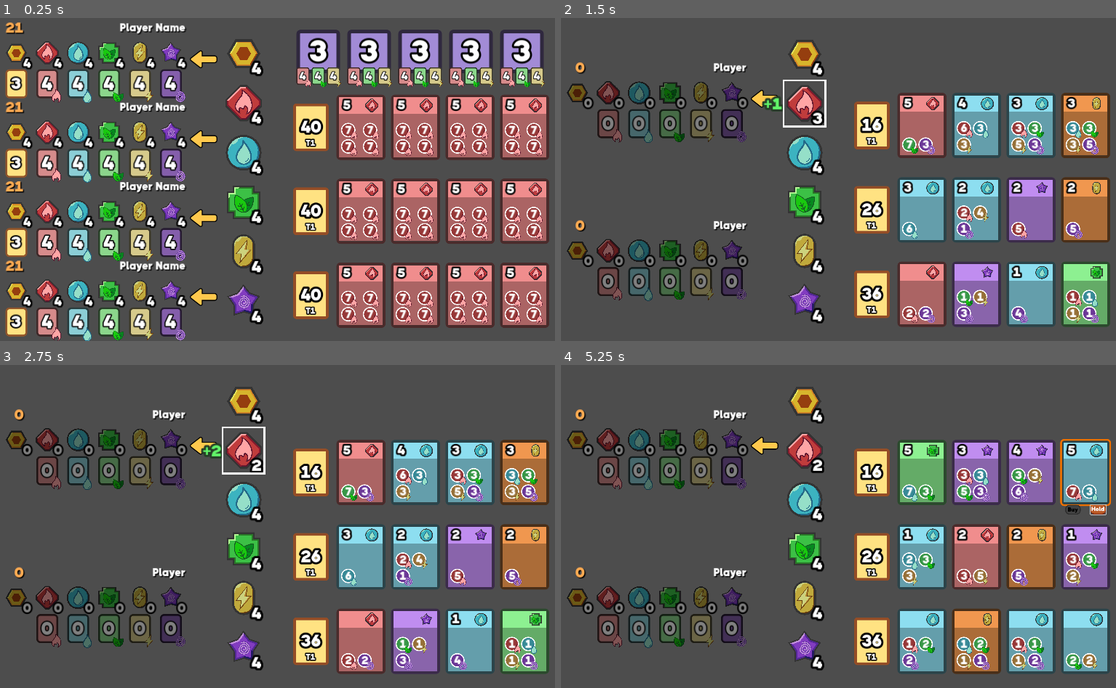
Above: before the commit, frames 1-4 (two rows, left to right).
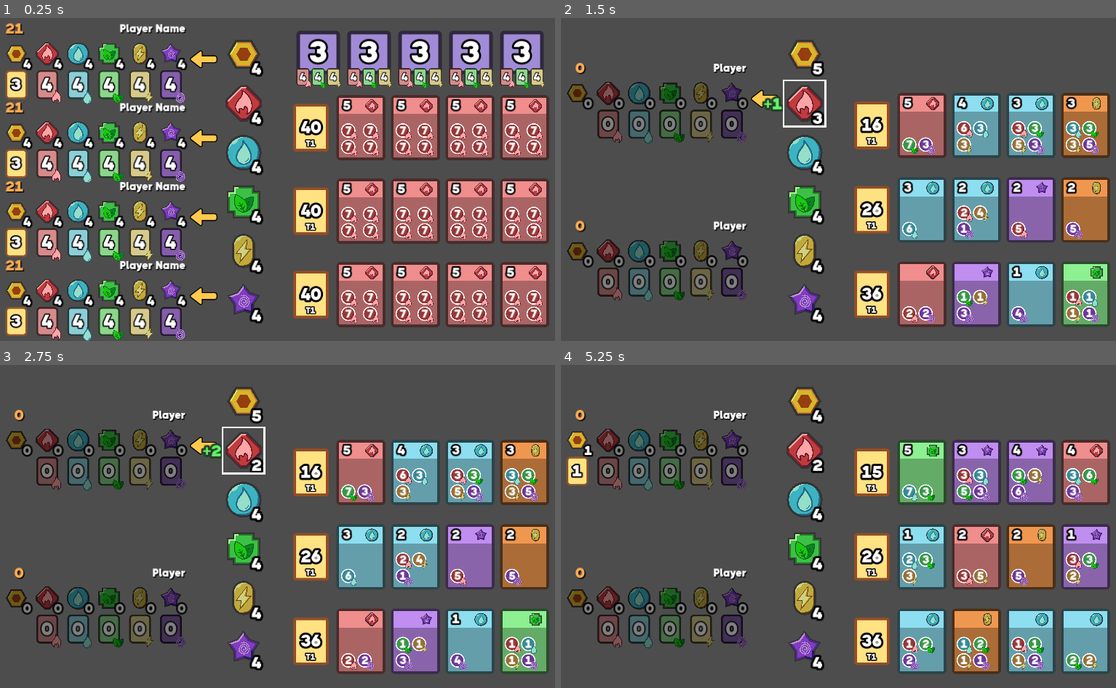
Above: after the commit, the same moments.

Repository: ShinyDeagle/Glid
Game: Godot game, scene res://Scenes/Main.tscn
The game is run twice, just before and just after one commit, with the same random seed, the same clock (stepped at 60 frames per second) and the same inputs.
Inputs (mouse positions are in pixels of both pictures, inside the frame that each line leads up to):
- Up to frame 1 (0.25 s): no input
- Up to frame 2 (1.5 s): click (577, 85) at 0.52 s; click (805, 101) at 1.27 s
- Up to frame 3 (2.75 s): click (244, 448) at 2.02 s
- Up to frame 4 (5.25 s): tap Enter at 2.75, 4.25 s; move the mouse to (977, 507) at 2.77 s; tap Backspace at 2.85, 3.6, 4.35 s; click (977, 507) at 2.92 s; tap Space at 3.02, 3.5, 3.77 s; move the mouse to (733, 539) at 3.52 s; click (733, 539) at 3.67 s; move the mouse to (905, 452) at 4.27 s; click (905, 452) at 4.42 s; click "Hold" at 5 s

The runs differ from the first frame. In frame 1, 8.8% of the frame differs, in the area x 0-99%, y 1-100%; in frame 2, 1.4%; in frame 3, 1.4%; in frame 4, 4.0%.
Error after the commit: Invalid access to property or key 'deck' on a base object of type 'Nil'. (res://Scripts/Game/GamePlayer.gd:149)

Commit message:
Added Card Holding and Buying. Added Gold Functionality.

Diff:
--- a/Scenes/Game/Player.tscn
+++ b/Scenes/Game/Player.tscn
@@ -14,15 +14,40 @@
 [ext_resource type="PackedScene" uid="uid://dtkgss3mesmkp" path="res://Scenes/Game/Stash/Stash_Grass.tscn" id="11_3gk2x"]
 [ext_resource type="PackedScene" uid="uid://cvcdwpq3udjqk" path="res://Scenes/Game/Stash/Stash_Psychic.tscn" id="12_aq5yr"]
 [ext_resource type="PackedScene" uid="uid://drq64w8k38at8" path="res://Scenes/Game/Stash/Stash_Water.tscn" id="13_ujvvf"]
+[ext_resource type="PackedScene" uid="uid://blahpjlpjlsi2" path="res://Scenes/Game/Card.tscn" id="15_ncqjf"]
 
-[node name="Player" type="VBoxContainer"]
+[sub_resource type="StyleBoxFlat" id="StyleBoxFlat_nnawf"]
+bg_color = Color(1, 0.886275, 0.509804, 1)
+border_width_left = 4
+border_width_top = 4
+border_width_right = 4
+border_width_bottom = 4
+border_color = Color(0.568627, 0.333333, 0.164706, 1)
+corner_radius_top_left = 8
+corner_radius_top_right = 8
+corner_radius_bottom_right = 8
+corner_radius_bottom_left = 8
+expand_margin_left = 8.0
+expand_margin_top = 8.0
+expand_margin_right = 8.0
+expand_margin_bottom = 8.0
+
+[node name="Control" type="Control"]
+custom_minimum_size = Vector2(404, 174)
+layout_mode = 3
+anchors_preset = 0
+offset_right = 404.0
 size_flags_vertical = 6
 script = ExtResource("1_k8am2")
 
-[node name="HBoxContainer" type="HBoxContainer" parent="."]
+[node name="Player" type="VBoxContainer" parent="."]
+layout_mode = 0
+size_flags_vertical = 6
+
+[node name="HBoxContainer" type="HBoxContainer" parent="Player"]
 layout_mode = 2
 
-[node name="Points" type="Label" parent="HBoxContainer"]
+[node name="Points" type="Label" parent="Player/HBoxContainer"]
 unique_name_in_owner = true
 custom_minimum_size = Vector2(48, 0)
 layout_mode = 2
@@ -37,7 +62,7 @@
 "
 horizontal_alignment = 2
 
-[node name="Name" type="Label" parent="HBoxContainer"]
+[node name="Name" type="Label" parent="Player/HBoxContainer"]
 unique_name_in_owner = true
 layout_mode = 2
 size_flags_horizontal = 10
@@ -49,59 +74,103 @@
 text = "Player Name"
 horizontal_alignment = 2
 
-[node name="Gems" type="HBoxContainer" parent="."]
+[node name="Gems" type="HBoxContainer" parent="Player"]
 unique_name_in_owner = true
 z_index = 1
 layout_mode = 2
 
-[node name="Player_Gem_Gold" parent="Gems" instance=ExtResource("2_hp5cg")]
+[node name="Player_Gem_Gold" parent="Player/Gems" instance=ExtResource("2_hp5cg")]
 unique_name_in_owner = true
 layout_mode = 2
 
-[node name="Player_Gem_Fire" parent="Gems" instance=ExtResource("3_5uxs5")]
+[node name="Player_Gem_Fire" parent="Player/Gems" instance=ExtResource("3_5uxs5")]
 unique_name_in_owner = true
 layout_mode = 2
 
-[node name="Player_Gem_Water" parent="Gems" instance=ExtResource("4_tb08r")]
+[node name="Player_Gem_Water" parent="Player/Gems" instance=ExtResource("4_tb08r")]
 unique_name_in_owner = true
 layout_mode = 2
 
-[node name="Player_Gem_Grass" parent="Gems" instance=ExtResource("5_b0msp")]
+[node name="Player_Gem_Grass" parent="Player/Gems" instance=ExtResource("5_b0msp")]
 unique_name_in_owner = true
 layout_mode = 2
 
-[node name="Player_Gem_Electric" parent="Gems" instance=ExtResource("6_73w3b")]
+[node name="Player_Gem_Electric" parent="Player/Gems" instance=ExtResource("6_73w3b")]
 unique_name_in_owner = true
 layout_mode = 2
 
-[node name="Player_Gem_Psychic" parent="Gems" instance=ExtResource("7_d4eyc")]
+[node name="Player_Gem_Psychic" parent="Player/Gems" instance=ExtResource("7_d4eyc")]
 unique_name_in_owner = true
 layout_mode = 2
 
-[node name="Stash" type="HBoxContainer" parent="."]
+[node name="Stash" type="HBoxContainer" parent="Player"]
 unique_name_in_owner = true
 layout_mode = 2
 
-[node name="Player_Deck" parent="Stash" instance=ExtResource("3_evk3f")]
+[node name="Player_Deck" parent="Player/Stash" instance=ExtResource("3_evk3f")]
 unique_name_in_owner = true
 layout_mode = 2
 
-[node name="Stash_Fire" parent="Stash" instance=ExtResource("10_vsnqc")]
+[node name="Stash_Fire" parent="Player/Stash" instance=ExtResource("10_vsnqc")]
 unique_name_in_owner = true
 layout_mode = 2
 
-[node name="Stash_Water" parent="Stash" instance=ExtResource("13_ujvvf")]
+[node name="Stash_Water" parent="Player/Stash" instance=ExtResource("13_ujvvf")]
 unique_name_in_owner = true
 layout_mode = 2
 
-[node name="Stash_Grass" parent="Stash" instance=ExtResource("11_3gk2x")]
+[node name="Stash_Grass" parent="Player/Stash" instance=ExtResource("11_3gk2x")]
 unique_name_in_owner = true
 layout_mode = 2
 
-[node name="Stash_Electric" parent="Stash" instance=ExtResource("9_upb7h")]
+[node name="Stash_Electric" parent="Player/Stash" instance=ExtResource("9_upb7h")]
 unique_name_in_owner = true
 layout_mode = 2
 
-[node name="Stash_Psychic" parent="Stash" instance=ExtResource("12_aq5yr")]
+[node name="Stash_Psychic" parent="Player/Stash" instance=ExtResource("12_aq5yr")]
 unique_name_in_owner = true
 layout_mode = 2
+
+[node name="Deck_Control" type="Control" parent="."]
+unique_name_in_owner = true
+visible = false
+z_index = 2
+layout_mode = 1
+anchors_preset = 7
+anchor_left = 0.5
+anchor_top = 1.0
+anchor_right = 0.5
+anchor_bottom = 1.0
+grow_horizontal = 2
+grow_vertical = 0
+scale = Vector2(0.5, 0.5)
+
+[node name="PanelContainer" type="PanelContainer" parent="Deck_Control"]
+layout_mode = 1
+anchors_preset = 8
+anchor_left = 0.5
+anchor_top = 0.5
+anchor_right = 0.5
+anchor_bottom = 0.5
+offset_left = -52.0
+offset_top = -70.0
+offset_right = 52.0
+offset_bottom = 70.0
+grow_horizontal = 2
+grow_vertical = 2
+theme_override_styles/panel = SubResource("StyleBoxFlat_nnawf")
+
+[node name="Deck" type="HBoxContainer" parent="Deck_Control/PanelContainer"]
+unique_name_in_owner = true
+layout_mode = 2
+size_flags_horizontal = 4
+theme_override_constants/separation = 24
+
+[node name="Card" parent="Deck_Control/PanelContainer/Deck" instance=ExtResource("15_ncqjf")]
+layout_mode = 2
+
+[node name="Card2" parent="Deck_Control/PanelContainer/Deck" instance=ExtResource("15_ncqjf")]
+layout_mode = 2
+
+[node name="Card3" parent="Deck_Control/PanelContainer/Deck" instance=ExtResource("15_ncqjf")]
+layout_mode = 2
--- a/Scenes/Game/Player_Arrow.tscn
+++ b/Scenes/Game/Player_Arrow.tscn
@@ -7,6 +7,7 @@
 custom_minimum_size = Vector2(0, 174)
 size_flags_horizontal = 3
 size_flags_vertical = 3
+mouse_filter = 2
 texture = ExtResource("1_lorm0")
 expand_mode = 1
 stretch_mode = 5
--- a/Scenes/Game/Player_Deck.tscn
+++ b/Scenes/Game/Player_Deck.tscn
@@ -21,6 +21,23 @@
 corner_radius_bottom_right = 8
 corner_radius_bottom_left = 8
 
+[sub_resource type="StyleBoxFlat" id="StyleBoxFlat_ffwmj"]
+bg_color = Color(0.928625, 0.440598, 0, 1)
+draw_center = false
+border_width_left = 4
+border_width_top = 4
+border_width_right = 4
+border_width_bottom = 4
+border_color = Color(1, 1, 1, 1)
+corner_radius_top_left = 8
+corner_radius_top_right = 8
+corner_radius_bottom_right = 8
+corner_radius_bottom_left = 8
+expand_margin_left = 2.0
+expand_margin_top = 2.0
+expand_margin_right = 2.0
+expand_margin_bottom = 2.0
+
 [sub_resource type="StyleBoxFlat" id="StyleBoxFlat_8gtw1"]
 bg_color = Color(0.928625, 0.440598, 0, 1)
 draw_center = false
@@ -33,10 +50,15 @@
 corner_radius_top_right = 8
 corner_radius_bottom_right = 8
 corner_radius_bottom_left = 8
+expand_margin_left = 2.0
+expand_margin_top = 2.0
+expand_margin_right = 2.0
+expand_margin_bottom = 2.0
 
 [sub_resource type="StyleBoxEmpty" id="StyleBoxEmpty_se73s"]
 
 [node name="Player_Deck" type="Control"]
+z_index = 1
 custom_minimum_size = Vector2(64, 64)
 layout_mode = 3
 anchors_preset = 0
@@ -78,21 +100,24 @@
 theme_override_styles/panel = SubResource("StyleBoxFlat_0q43m")
 
 [node name="Button" type="Button" parent="Rotator/Scaler"]
+unique_name_in_owner = true
 visible = false
-custom_minimum_size = Vector2(64, 64)
+custom_minimum_size = Vector2(48, 64)
 layout_mode = 1
 anchors_preset = 8
 anchor_left = 0.5
 anchor_top = 0.5
 anchor_right = 0.5
 anchor_bottom = 0.5
-offset_left = -32.0
-offset_top = -48.0
-offset_right = 32.0
-offset_bottom = 48.0
+offset_left = -24.0
+offset_top = -32.0
+offset_right = 24.0
+offset_bottom = 32.0
 grow_horizontal = 2
 grow_vertical = 2
+focus_mode = 0
 theme_override_styles/disabled = SubResource("StyleBoxFlat_8w0g0")
+theme_override_styles/hover = SubResource("StyleBoxFlat_ffwmj")
 theme_override_styles/pressed = SubResource("StyleBoxFlat_8gtw1")
 theme_override_styles/normal = SubResource("StyleBoxEmpty_se73s")
 toggle_mode = true
--- a/Scenes/Game/Session.gd
+++ b/Scenes/Game/Session.gd
@@ -140,6 +140,7 @@
 		add_new_card(3, i)
 
 	_next_player()
+	update()
 
 static var t1_pool : Array[CardData] = []
 static var t2_pool : Array[CardData] = []
@@ -152,23 +153,39 @@
 	if not success:
 		return
 
-	var index : int = 0
 	var data : CardData = what.data
+	current_player.deck.erase(data)
+
+	var index : int = get_child_index(what)
+	if not held_card:
+		erase_from_pool(what)
+
+	what.queue_free()
+	if not held_card:
+		add_new_card(data.card_tier, index)
+
+	%Buy_Control.visible = false
+	_on_end_turn()
+
+func erase_from_pool(card: Card) -> void:
+	var data : CardData = card.data
 	if data.card_tier == 1:
-		index = %Tier_1.get_children().find(what)
 		t1_pool.erase(data)
 	elif data.card_tier == 2:
-		index = %Tier_2.get_children().find(what)
 		t2_pool.erase(data)
 	elif data.card_tier == 3:
-		index = %Tier_3.get_children().find(what)
 		t3_pool.erase(data)
 
-	what.queue_free()
-	add_new_card(data.card_tier, index)
-
-	%Buy_Control.visible = false
-	_on_end_turn()
+func get_child_index(card: Card) -> int:
+	var data : CardData = card.data
+	var index : int = -1
+	if data.card_tier == 1:
+		index = %Tier_1.get_children().find(card)
+	elif data.card_tier == 2:
+		index = %Tier_2.get_children().find(card)
+	elif data.card_tier == 3:
+		index = %Tier_3.get_children().find(card)
+	return index
 
 func add_new_card(tier: int, index: int) -> void:
 	var new_card : CardData = null
@@ -203,20 +220,18 @@
 	card.size_flags_horizontal = Control.SIZE_EXPAND_FILL
 	card.update()
 
+var gold : int = 5
 var fire_taking : int = 0
 var fire_gems : int = 4
-
 var water_taking : int = 0
 var water_gems : int = 4
-
 var grass_taking : int = 0
 var grass_gems : int = 4
-
 var electric_taking : int = 0
 var electric_gems : int = 4
-
 var psychic_taking : int = 0
 var psychic_gems : int = 4
+
 var spread_take : bool = false
 var first_take : String = ""
 var second_take : String = ""
@@ -359,8 +374,9 @@
 		first_take = ""
 
 var selected_card : Card = null
+var held_card : bool = false
 const PLAYER_MAX_DECK_SIZE : int = 3
-func _on_select_card(card: Card) -> void:
+func _on_select_card(card: Card, held: bool = false) -> void:
 	if card == null:
 		return
 
@@ -368,13 +384,14 @@
 		_on_deselect()
 		return
 
+	held_card = held
 	%Buy_Control.visible = true
 	%Buy_Control.global_position = card.get_node("%Scaler").global_position
 	selected_card = card
 
 	var data : CardData = selected_card.data
 	%Buy.disabled = not data.can_afford(current_player)
-	%Hold.disabled = current_player.deck.size() >= PLAYER_MAX_DECK_SIZE
+	%Hold.disabled = current_player.deck.size() >= PLAYER_MAX_DECK_SIZE or gold <= 0 or held
 
 func _on_buy() -> void:
 	if not selected_card:
@@ -387,22 +404,55 @@
 	buy_card(current_player, selected_card)
 
 func _on_hold() -> void:
-	return
-
 	if not selected_card and not selected_deck:
 		return
 
-	var data : CardData = selected_card.data
-	if not data.can_afford(current_player):
-		return
-
-	var visual : GamePlayer = player_to_visual[current_player] as GamePlayer
-	var success : bool = visual.buy_card(selected_card)
-
-	if not success:
-		return
-
-	_on_end_turn()
+	if gold <= 0:
+		return
+
+	if selected_card != null:
+		var data : CardData = selected_card.data
+
+		var visual : GamePlayer = player_to_visual[current_player] as GamePlayer
+		var success : bool = visual.hold_card(selected_card)
+
+		if not success:
+			return
+
+		var index : int = get_child_index(selected_card)
+		erase_from_pool(selected_card)
+
+		selected_card.queue_free()
+		add_new_card(data.card_tier, index)
+		update()
+
+		_on_deselect()
+		_on_end_turn()
+	elif selected_deck != null and selected_tier != -1:
+		var pool : Array[CardData] = []
+		match selected_tier:
+			1:
+				pool = t1_pool
+			2:
+				pool = t2_pool
+			3:
+				pool = t3_pool
+
+		if pool.is_empty():
+			return
+
+		if current_player.deck.size() >= PLAYER_MAX_DECK_SIZE:
+			return
+
+		var card : CardData = pool.pop_front()
+		var visual : GamePlayer = player_to_visual[current_player] as GamePlayer
+		visual.hold_card_from_deck(card)
+
+		update()
+
+		_on_deselect()
+		_on_end_turn()
+		return
 
 var selected_deck : Control = null
 var selected_tier : int = -1
@@ -418,7 +468,7 @@
 	%Buy_Control.global_position = deck.get_node("%Scaler").global_position
 
 	%Buy.disabled = true
-	%Hold.disabled = current_player.deck.size() >= PLAYER_MAX_DECK_SIZE
+	%Hold.disabled = current_player.deck.size() >= PLAYER_MAX_DECK_SIZE or gold <= 0
 
 	if deck == %T1:
 		selected_tier = 1
@@ -426,8 +476,6 @@
 		selected_tier = 2
 	if deck == %T3:
 		selected_tier = 3
-
-
 
 func _on_deselect() -> void:
 	if selected_card != null:
@@ -472,9 +520,14 @@
 	visual.update.emit()
 	_next_player()
 
-func update_gems() -> void:
+func update() -> void:
+	%Gem_Gold.get_node("%Amount").text = str(gold)
 	%Gem_Fire.get_node("%Amount").text = str(fire_gems)
 	%Gem_Water.get_node("%Amount").text = str(water_gems)
 	%Gem_Grass.get_node("%Amount").text = str(grass_gems)
 	%Gem_Electric.get_node("%Amount").text = str(electric_gems)
 	%Gem_Psychic.get_node("%Amount").text = str(psychic_gems)
+
+	%T1.get_node("%Amount").text = str(t1_pool.size())
+	%T2.get_node("%Amount").text = str(t2_pool.size())
+	%T3.get_node("%Amount").text = str(t3_pool.size())
--- a/Scenes/Game/Session.tscn
+++ b/Scenes/Game/Session.tscn
@@ -99,10 +99,12 @@
 [node name="MarginContainer4" type="MarginContainer" parent="MarginContainer/HBoxContainer"]
 layout_mode = 2
 size_flags_horizontal = 3
+mouse_filter = 2
 
 [node name="Arrows" type="VBoxContainer" parent="MarginContainer/HBoxContainer/MarginContainer4"]
 unique_name_in_owner = true
 layout_mode = 2
+mouse_filter = 2
 theme_override_constants/separation = 0
 
 [node name="Player1_Arrow" parent="MarginContainer/HBoxContainer/MarginContainer4/Arrows" instance=ExtResource("3_jp1aw")]
@@ -356,7 +358,6 @@
 theme_override_styles/disabled = SubResource("StyleBoxFlat_0mtmk")
 theme_override_styles/pressed = SubResource("StyleBoxFlat_tcymt")
 theme_override_styles/normal = SubResource("StyleBoxFlat_3db3s")
-toggle_mode = true
 text = "Buy"
 
 [node name="Hold" type="Button" parent="Buy_Control/HBoxContainer"]
@@ -370,6 +371,5 @@
 theme_override_styles/disabled = SubResource("StyleBoxFlat_0mtmk")
 theme_override_styles/pressed = SubResource("StyleBoxFlat_tcymt")
 theme_override_styles/normal = SubResource("StyleBoxFlat_3db3s")
-toggle_mode = true
 text = "Hold
 "
--- a/Scripts/AssetLoader.gd
+++ b/Scripts/AssetLoader.gd
@@ -1,8 +1,11 @@
 extends Node
 
+const CARD : PackedScene = preload("res://Scenes/Game/Card.tscn")
 const PLAYER : PackedScene = preload("res://Scenes/Game/Player.tscn")
 const PLAYER_ARROW : PackedScene = preload("res://Scenes/Game/Player_Arrow.tscn")
-const CARD : PackedScene = preload("res://Scenes/Game/Card.tscn")
+
+func get_card() -> Card:
+	return CARD.instantiate() as Card
 
 const GEM : Dictionary = {
 	"Fire": preload("res://Scenes/Game/Gems/Gem_Fire.tscn"),
--- a/Scripts/Game/GamePlayer.gd
+++ b/Scripts/Game/GamePlayer.gd
@@ -10,6 +10,10 @@
 
 func _ready() -> void:
 	update.connect(_update, CONNECT_DEFERRED)
+
+	var deck_button : Button = %Player_Deck.get_node("%Button") as Button
+	deck_button.visible = true
+	deck_button.toggled.connect(toggle_deck)
 
 signal update
 func _update() -> void:
@@ -32,6 +36,7 @@
 	_update_stash(%Stash_Psychic, player.psychic_cards)
 
 	_update_deck()
+	toggle_deck(false)
 
 func _update_points() -> void:
 	if not player:
@@ -52,7 +57,8 @@
 	what.modulate = Color.WHITE.darkened(0.5) if amt <= 0 else Color.WHITE
 
 func _update_deck() -> void:
-	%Player_Deck.visibility_layer = 0
+	%Player_Deck.visibility_layer = 0 if player.deck.is_empty() else 1
+	%Player_Deck.get_node("%Amount").text = str(player.deck.size())
 
 func buy_card(what: Card) -> bool:
 	var data : CardData = what.data
@@ -72,18 +78,19 @@
 		(electric_to_pay - player.electric_gems) + \
 		(psychic_to_pay - player.psychic_gems)
 
+	Session.inst().gold += gold_cost
 	Session.inst().fire_gems += min(player.fire_gems, fire_to_pay)
 	Session.inst().water_gems += min(player.water_gems, water_to_pay)
 	Session.inst().grass_gems += min(player.grass_gems, grass_to_pay)
 	Session.inst().electric_gems += min(player.electric_gems, electric_to_pay)
 	Session.inst().psychic_gems += min(player.psychic_gems, psychic_to_pay)
-	Session.inst().update_gems()
+	Session.inst().update()
 
-	player.fire_gems -= fire_to_pay
-	player.water_gems -= water_to_pay
-	player.grass_gems -= grass_to_pay
-	player.electric_gems -= electric_to_pay
-	player.psychic_gems -= psychic_to_pay
+	player.fire_gems = clampi(player.fire_gems - fire_to_pay, 0, 4)
+	player.water_gems = clampi(player.water_gems - water_to_pay, 0, 4)
+	player.grass_gems = clampi(player.grass_gems - grass_to_pay, 0, 4)
+	player.electric_gems = clampi(player.electric_gems - electric_to_pay, 0, 4)
+	player.psychic_gems = clampi(player.psychic_gems - psychic_to_pay, 0, 4)
 	player.gold -= max(0, gold_cost)
 
 	player.points += data.card_points
@@ -106,6 +113,25 @@
 		"Psychic":
 			player.psychic_cards += 1
 
+func hold_card(card: Card) -> bool:
+	if player.deck.size() >=  Session.PLAYER_MAX_DECK_SIZE:
+		return false
+	var data : CardData = card.data
+
+	player.gold += 1
+	Session.inst().gold -= 1
+	player.deck.append(data)
+
+	_update_deck()
+	return true
+
+func hold_card_from_deck(card: CardData) -> void:
+	player.gold += 1
+	Session.inst().gold -= 1
+	player.deck.append(card)
+
+	_update_deck()
+
 func get_gem_total() -> int:
 	return player.gold \
 		+ player.fire_gems \
@@ -113,3 +139,19 @@
 		+ player.grass_gems \
 		+ player.electric_gems \
 		+ player.psychic_gems
+
+func toggle_deck(flag: bool) -> void:
+	%Deck_Control.visible = flag
+
+	Utils.free_children(%Deck)
+
+	if flag:
+		for card : CardData in player.deck:
+			var visual : Card = AssetLoader.get_card()
+			visual.setup(card)
+
+			%Deck.add_child(visual)
+			visual.update()
+
+			visual.get_node("%Button").visible = true
+			visual.get_node("%Button").pressed.connect(Session.inst()._on_select_card.bind(visual, true))
Not shown: 1 places in Scenes/Game/Player.tscn that only renumber resources
Not shown: 1 places in Scenes/Game/Player_Deck.tscn that only renumber resources
